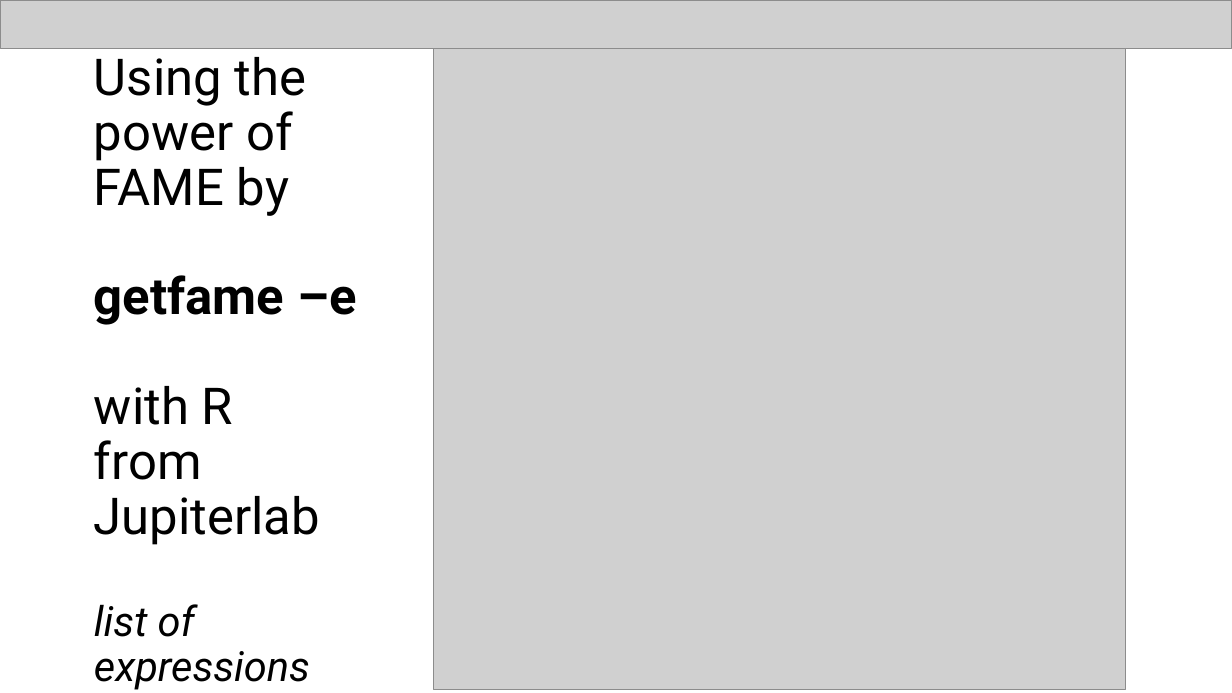
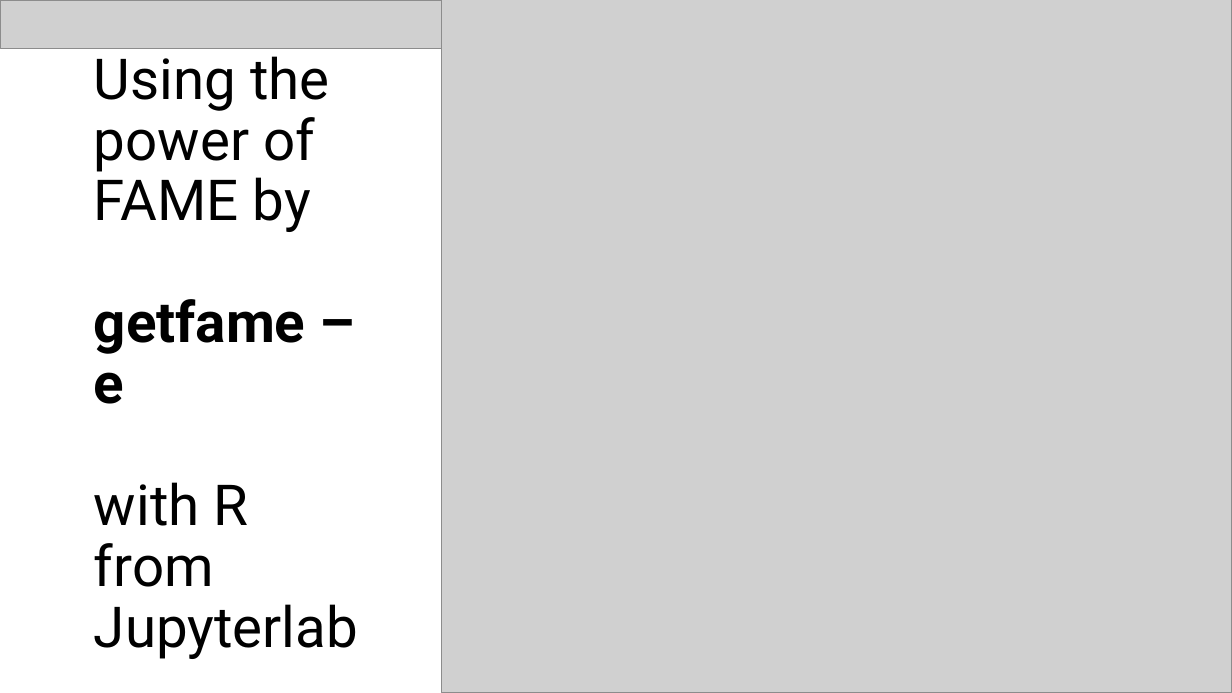
Before and after one commit to eriksoeb/getfame, a slide deck: slide 11 of getfame.pptx. Drawn at 1232x693 pixels with LibreOffice and Linux fonts; fonts in the diff are those of the drawing; grey boxes stand for pictures. Boxes give left, top, right and bottom in pixels: in the first picture for what was removed or moved away, otherwise in the second. Text is boxed around its words. In the diff, an @@ line names an element or a change of style, - is before the commit and + after.

```diff
--- a/getfame.pptx
+++ b/getfame.pptx
@@ picture: place and size @@
-picture at bbox=[434, 49, 1127, 689]
+picture at bbox=[442, 0, 1232, 693]
@@ title at bbox=[94, 47, 358, 659]: text changed; size 39.6 to 44 pt @@
-Using the power of FAME by
-getfame –e
-with R
-from
-Jupiterlab
-list of expressions
+Using the power of FAME by
+getfame –e
+with R
+from
+Jupyterlab
```
Also in this commit, not shown: 12 other slides changed, 2 slides added, 3 slides removed, 1 other file.
